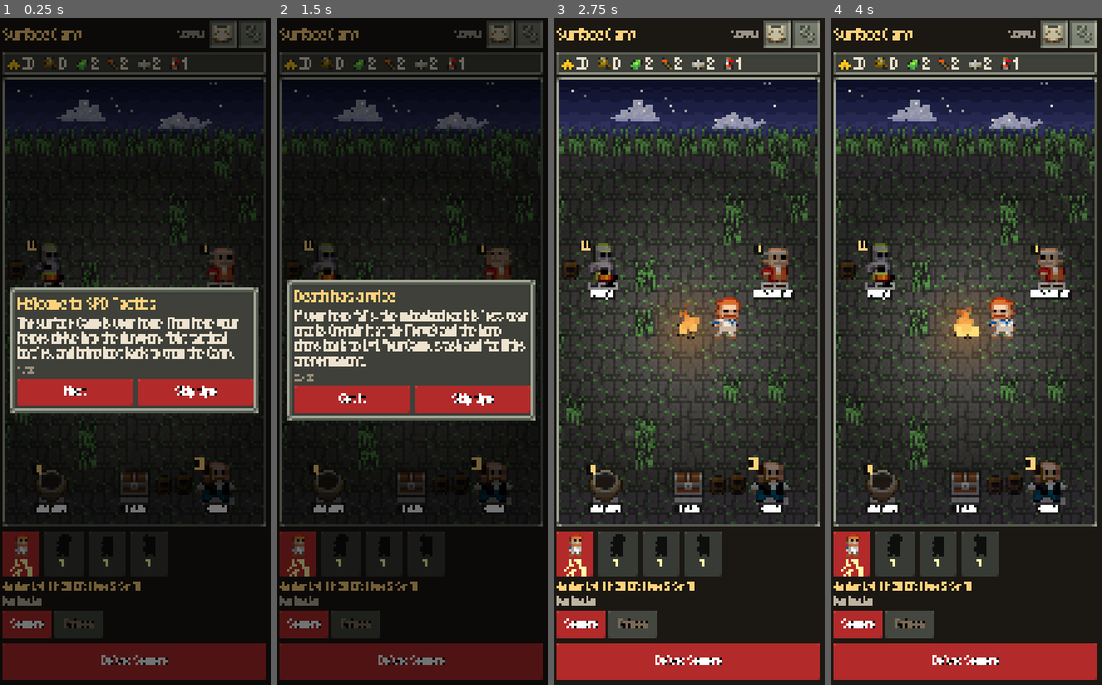
Above: before the commit, frames 1-4 (left to right).
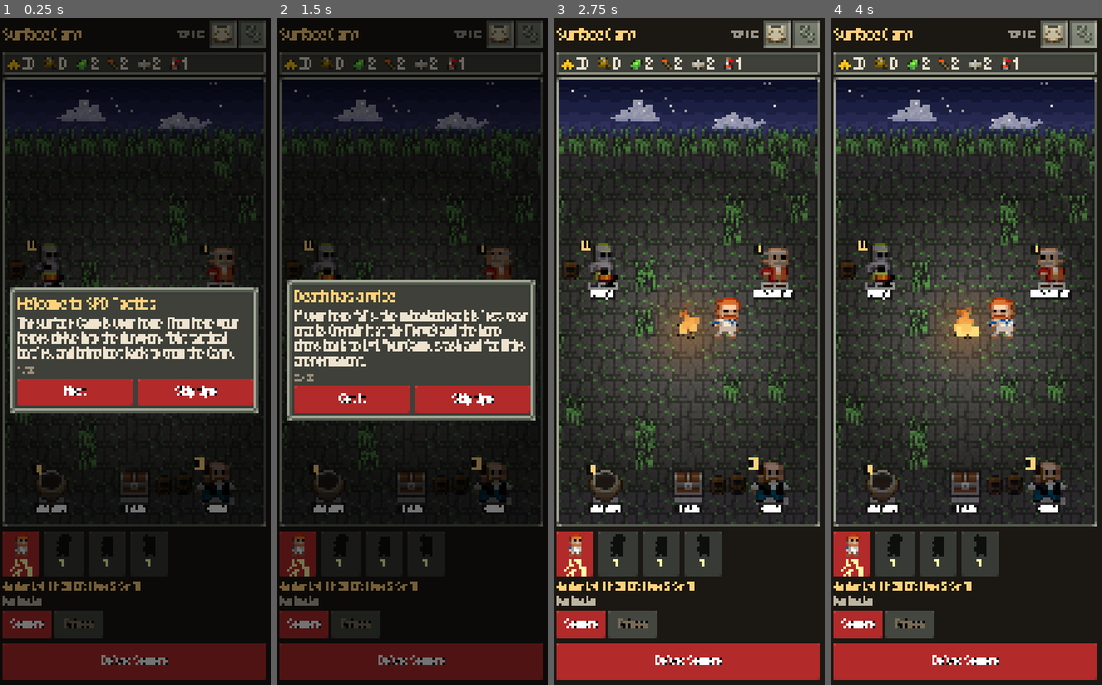
Above: after the commit, the same moments.

Repository: DaltonGoesFast/Idle-Pixel-Dungeon
Game: Godot game, scene res://scenes/main.tscn
The game is run twice, just before and just after one commit, with the same random seed, the same clock (stepped at 60 frames per second) and the same inputs.
Inputs (mouse positions are in pixels of both pictures, inside the frame that each line leads up to):
- Up to frame 1 (0.25 s): no input
- Up to frame 2 (1.5 s): click "Next" at 0.5 s; click "Next" at 1.25 s
- Up to frame 3 (2.75 s): click "Skip tips" at 2 s
- Up to frame 4 (4 s): click (1053, 38) at 2.77 s; click (1085, 38) at 3.52 s

The runs differ from the first frame. In frame 1, less than 0.1% of the frame differs, in the area x 66-76%, y 1-3%; in frame 2, less than 0.1%; in frame 3, less than 0.1%; in frame 4, less than 0.1%.

Commit message:
Cut v0.44.2 so Camp gear management and the panel dim fixes can ship.

Diff:
--- a/project.godot
+++ b/project.godot
@@ -11,7 +11,7 @@
 [application]
 
 config/name="SPD Tactics"
-config/version="0.44.1"
+config/version="0.44.2"
 run/main_scene="res://scenes/main.tscn"
 config/features=PackedStringArray("4.7", "GL Compatibility")
 config/icon="res://icon.png"
Not shown, changed: export_presets.cfg
Not shown, changed: docs/CHANGELOG.md
